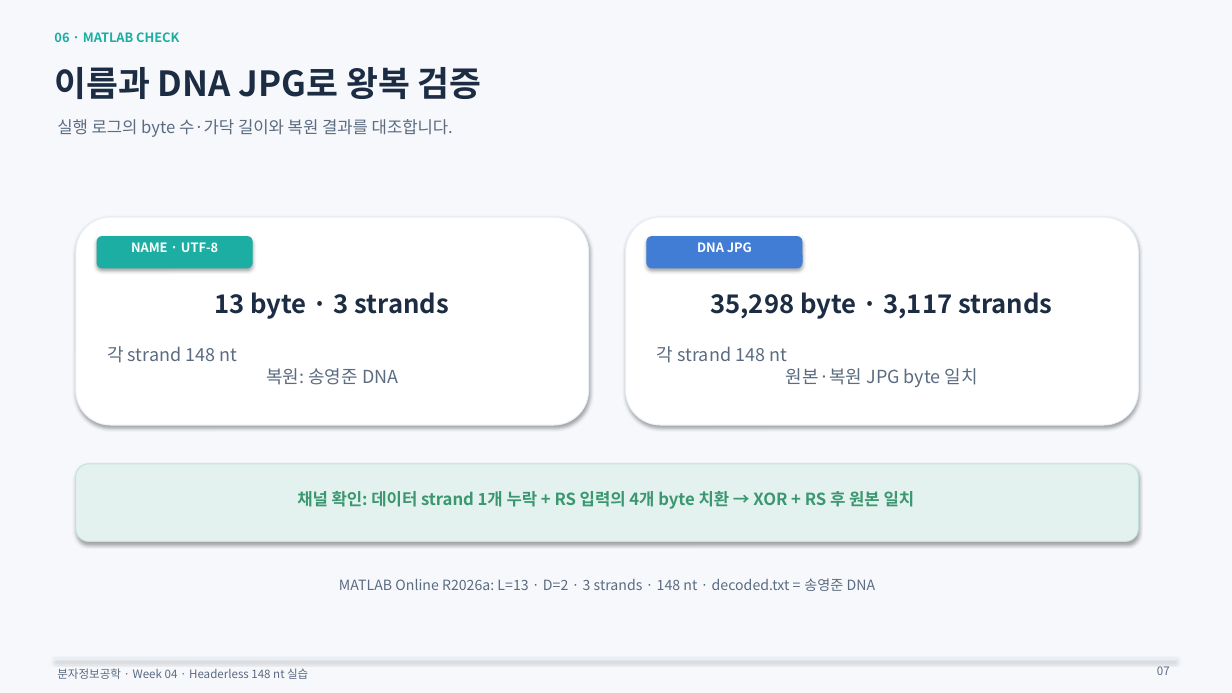
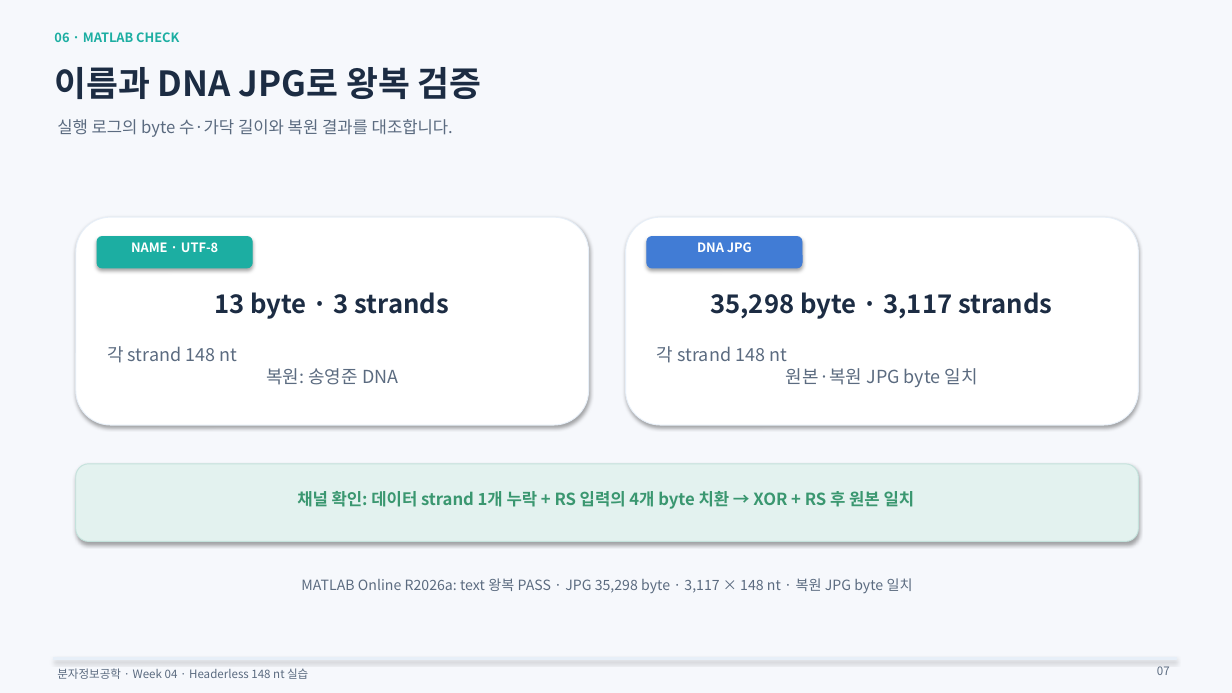
Before and after one commit to bioelectronicsbiooptics/bbl-site, a slide deck: slide 7 of courses/molecular-information-engineering/week04/dna-storage/downloads/DNA_storage_encoding_decoding_4week.pptx. Drawn at 1232x693 pixels with LibreOffice and Linux fonts; fonts in the diff are those of the drawing. Boxes give left, top, right and bottom in pixels: in the first picture for what was removed or moved away, otherwise in the second. Text is boxed around its words. In the diff, an @@ line names an element or a change of style, - is before the commit and + after.

```diff
--- a/courses/molecular-information-engineering/week04/dna-storage/downloads/DNA_storage_encoding_decoding_4week.pptx
+++ b/courses/molecular-information-engineering/week04/dna-storage/downloads/DNA_storage_encoding_decoding_4week.pptx
@@ text at (x1=301, y1=578, x2=913, y2=593): text changed @@
-MATLAB Online R2026a: L=13 · D=2 · 3 strands · 148 nt · decoded.txt = 송영준 DNA
+MATLAB Online R2026a: text 왕복 PASS · JPG 35,298 byte · 3,117 × 148 nt · 복원 JPG byte 일치
```
Also in this commit, not shown: 9 other files.
